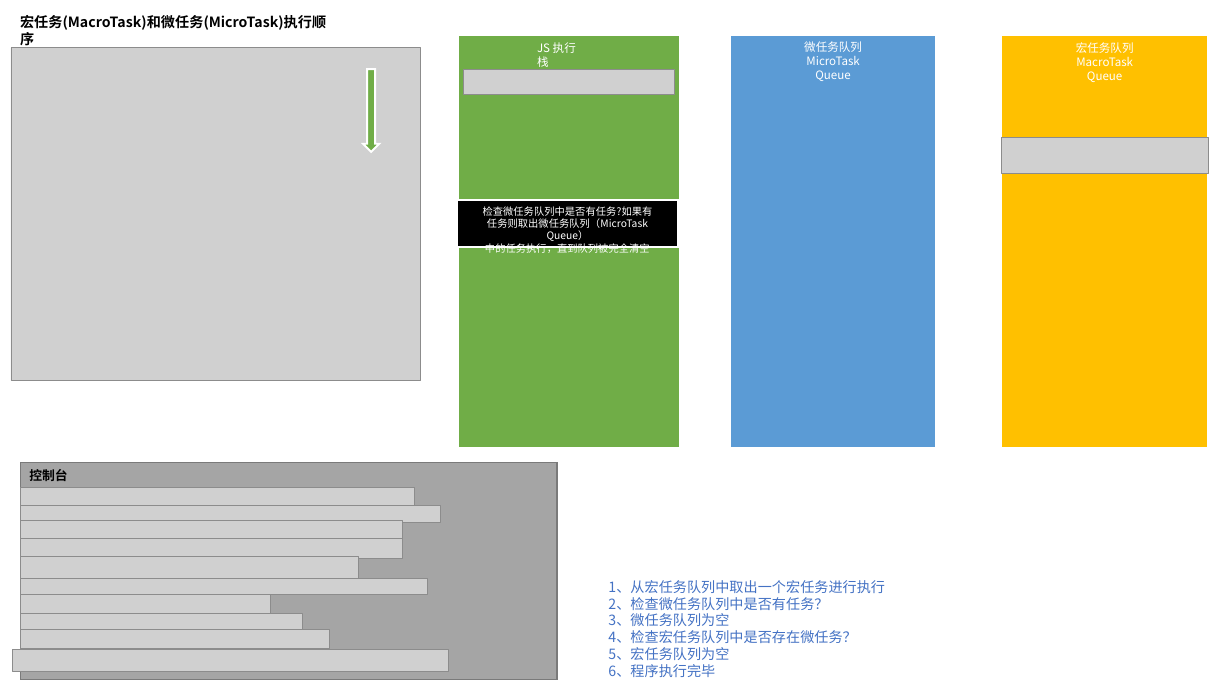
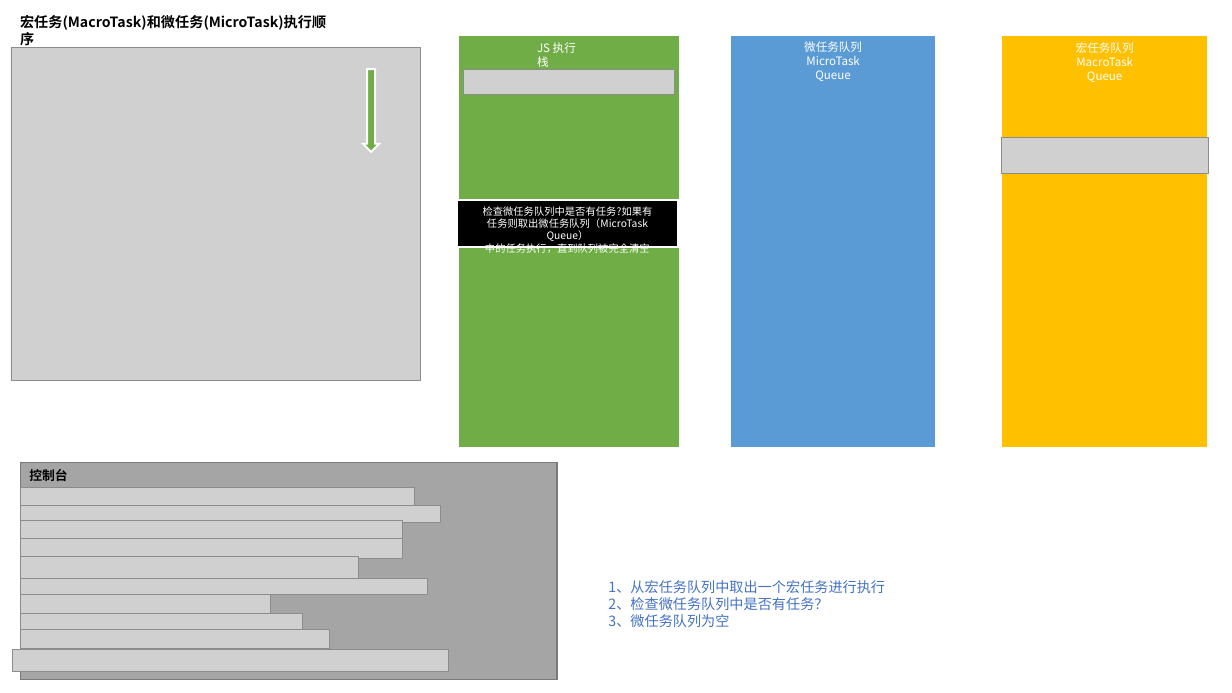
Before and after one commit to Jameswain/blog, a slide deck: slide 21 of 浏览器Event Loop/宏任务(MacroTask)和微任务(MicroTask)执行顺序.pptx (slide 18 before the commit). Drawn at 1232x693 pixels with LibreOffice and Linux fonts; fonts in the diff are those of the drawing; grey boxes stand for pictures. Boxes give left, top, right and bottom in pixels: in the first picture for what was removed or moved away, otherwise in the second. Text is boxed around its words. In the diff, an @@ line names an element or a change of style, - is before the commit and + after.

```diff
--- a/浏览器Event Loop/宏任务(MacroTask)和微任务(MicroTask)执行顺序.pptx
+++ b/浏览器Event Loop/宏任务(MacroTask)和微任务(MicroTask)执行顺序.pptx
@@ text at bbox=[608, 630, 856, 677]: paragraphs removed @@
-4、检查宏任务队列中是否存在微任务？
-5、宏任务队列为空
-6、程序执行完毕
```
Also in this commit, not shown: 5 other slides changed, 45 slides added, 3 other files.
